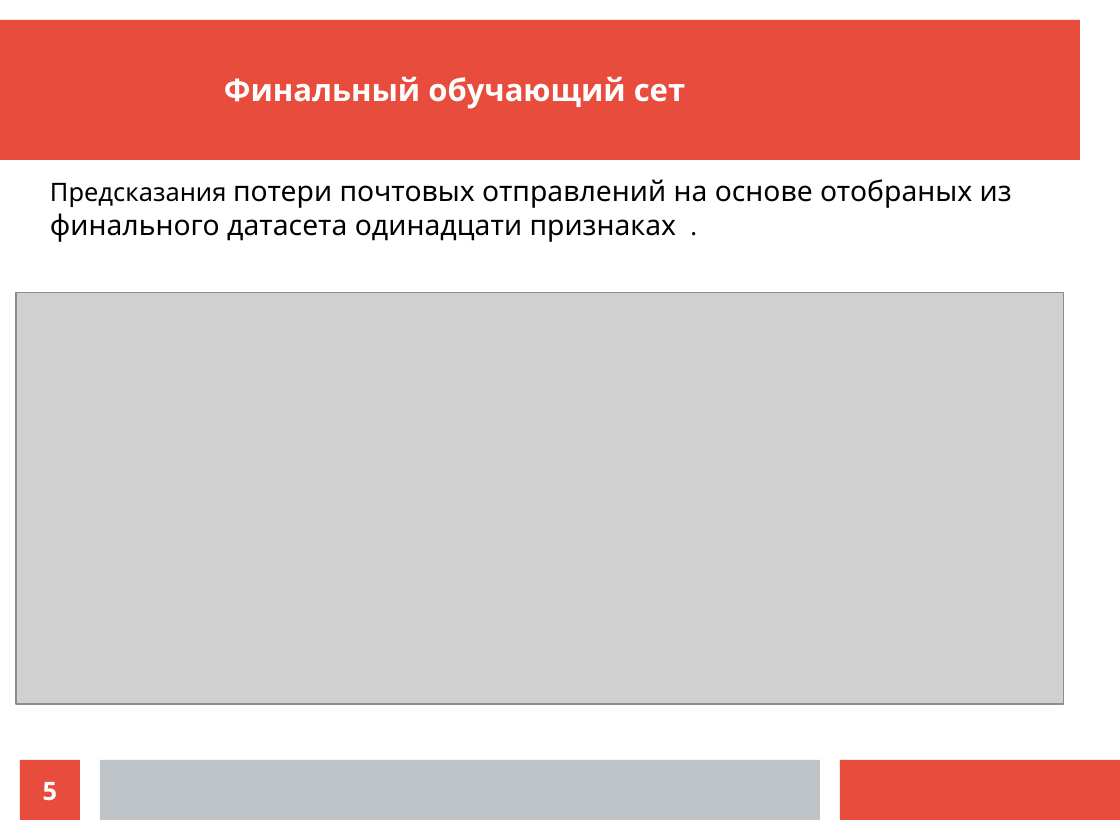
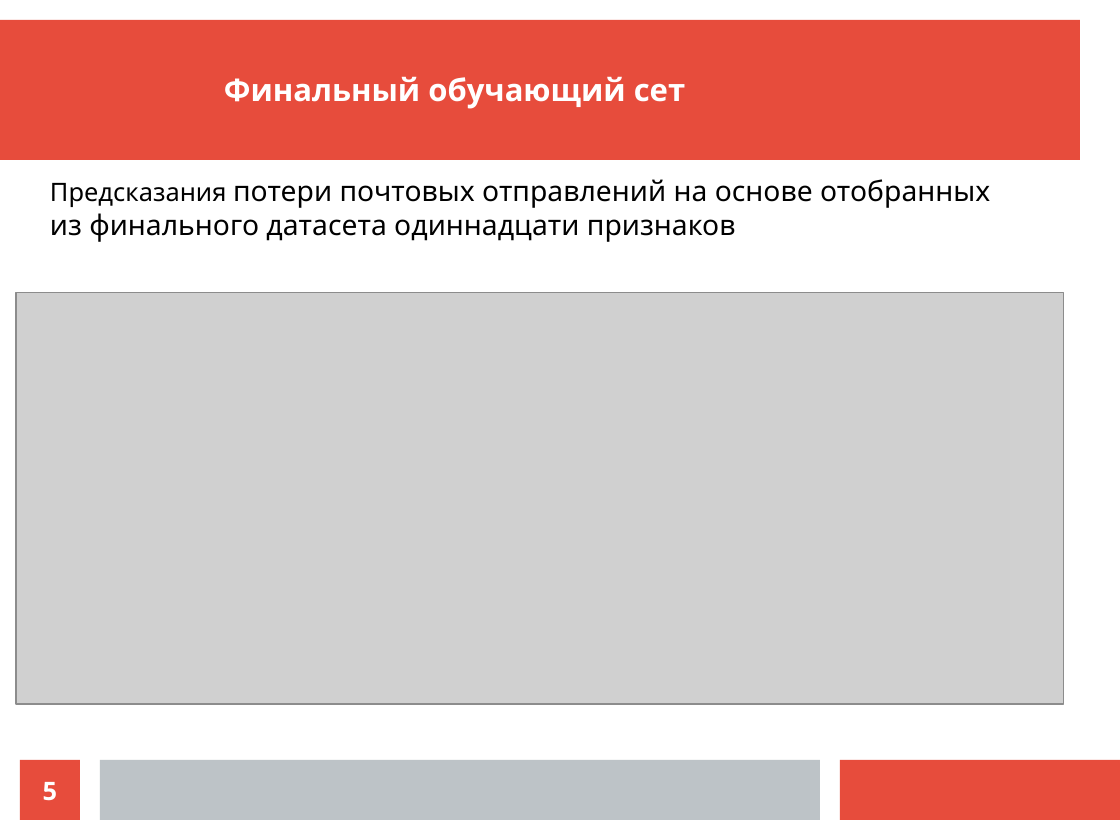
Before and after one commit to genalll/mlsport3, a slide deck: slide 5 of Преза.odp. Drawn at 1120x840 pixels with LibreOffice and Linux fonts; fonts in the diff are those of the drawing; grey boxes stand for pictures. Boxes give left, top, right and bottom in pixels: in the first picture for what was removed or moved away, otherwise in the second. Text is boxed around its words. In the diff, an @@ line names an element or a change of style, - is before the commit and + after.

```diff
--- a/Преза.odp
+++ b/Преза.odp
@@ text at [50,179,990,242]: text changed @@
-Предсказания потери почтовых отправлений на основе отобраных из финального датасета одинадцати признаках .
+Предсказания потери почтовых отправлений на основе отобранных из финального датасета одиннадцати признаков
```
Also in this commit, not shown: 4 other slides changed, 7 other files.
